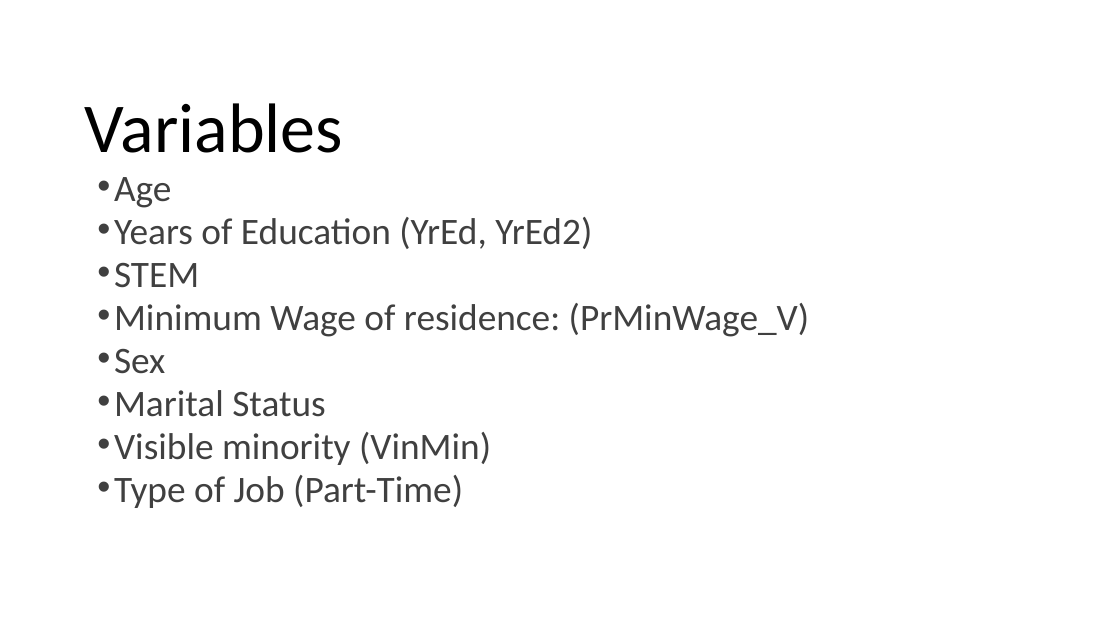
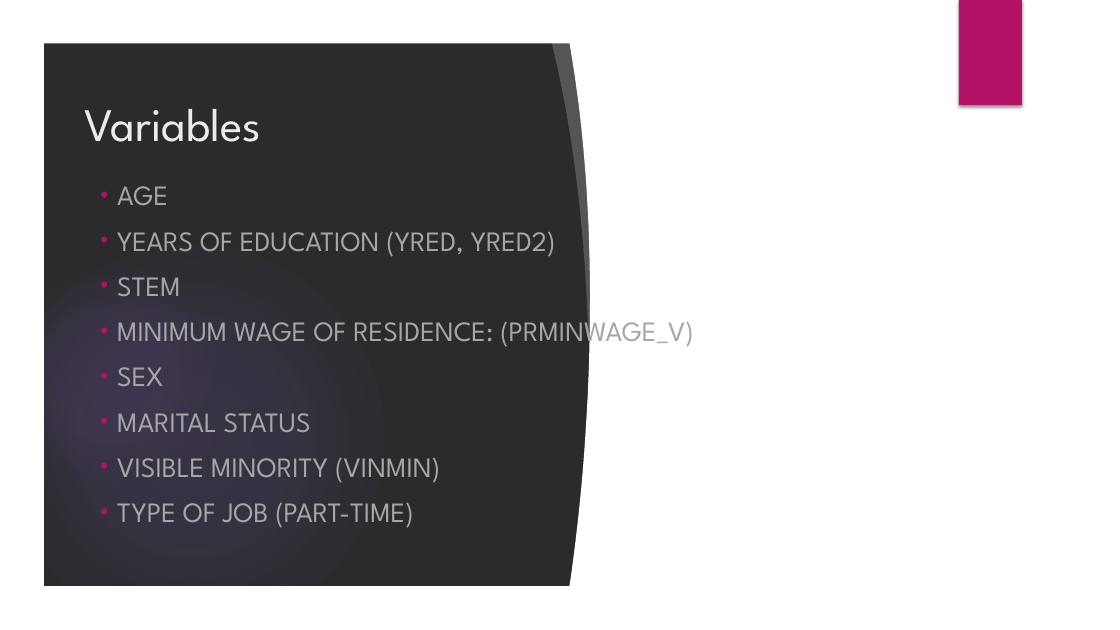
Before and after one commit to Ashwani-hub/Final-Project, a slide deck: slide 6 of Presentation.pptx. Drawn at 1120x630 pixels with LibreOffice and Linux fonts; fonts in the diff are those of the drawing; background and template pictures are left out; a plain dark background stands for a picture behind light text. Boxes give left, top, right and bottom in pixels: in the first picture for what was removed or moved away, otherwise in the second. Text is boxed around its words. In the diff, an @@ line names an element or a change of style, - is before the commit and + after.

Commit message:
Adding theUpdated Presentation

```diff
--- a/Presentation.pptx
+++ b/Presentation.pptx
@@ background #FFFFFF to picture (left out) @@
@@ group added at (0, 0, 1120, 630): 3 freeform shapes, 2 ellipses, 1 rectangle @@
@@ rectangle added at (959, 0, 1022, 105), fill #B31166 @@
@@ title "Variables" at (85, 109, 261, 142): size 60 to 40 pt, font Calibri to League Spartan, text colour #000000 to #EBEBEB; line spacing 0.9 to 1; vertical alignment bottom to middle @@
@@ text "AGE": place and size @@
-text "AGE" at (114, 177, 809, 508)
+text "AGE" at (117, 186, 694, 528)
@@ text "AGE" at (117, 186, 694, 528): vertical alignment top to middle @@
@@ text at (117, 186, 556, 257): text changed; size 32 to 24 pt; font Calibri to League Spartan; text colour #404040 to #A6A6A6 @@
-• Age
-• Years of Education (YrEd, YrEd2)
+• AGE
+• YEARS OF EDUCATION (YRED, YRED2)
@@ text at (117, 277, 180, 296): size 32 to 24 pt, font Calibri to League Spartan, text colour #404040 to #A6A6A6 in "STEM"; line spacing 0.7 to 1 @@
@@ text at (117, 313, 694, 528): text changed; size 32 to 24 pt; font Calibri to League Spartan; text colour #404040 to #A6A6A6 @@
-• Minimum Wage of residence: (PrMinWage_V)
-• Sex
-• Marital Status
-• Visible minority (VinMin)
-• Type of Job (Part-Time)
+• MINIMUM WAGE OF RESIDENCE: (PRMINWAGE_V)
+• SEX
+• MARITAL STATUS
+• VISIBLE MINORITY (VINMIN)
+• TYPE OF JOB (PART-TIME)
```
Also in this commit, not shown: 16 other slides changed.
